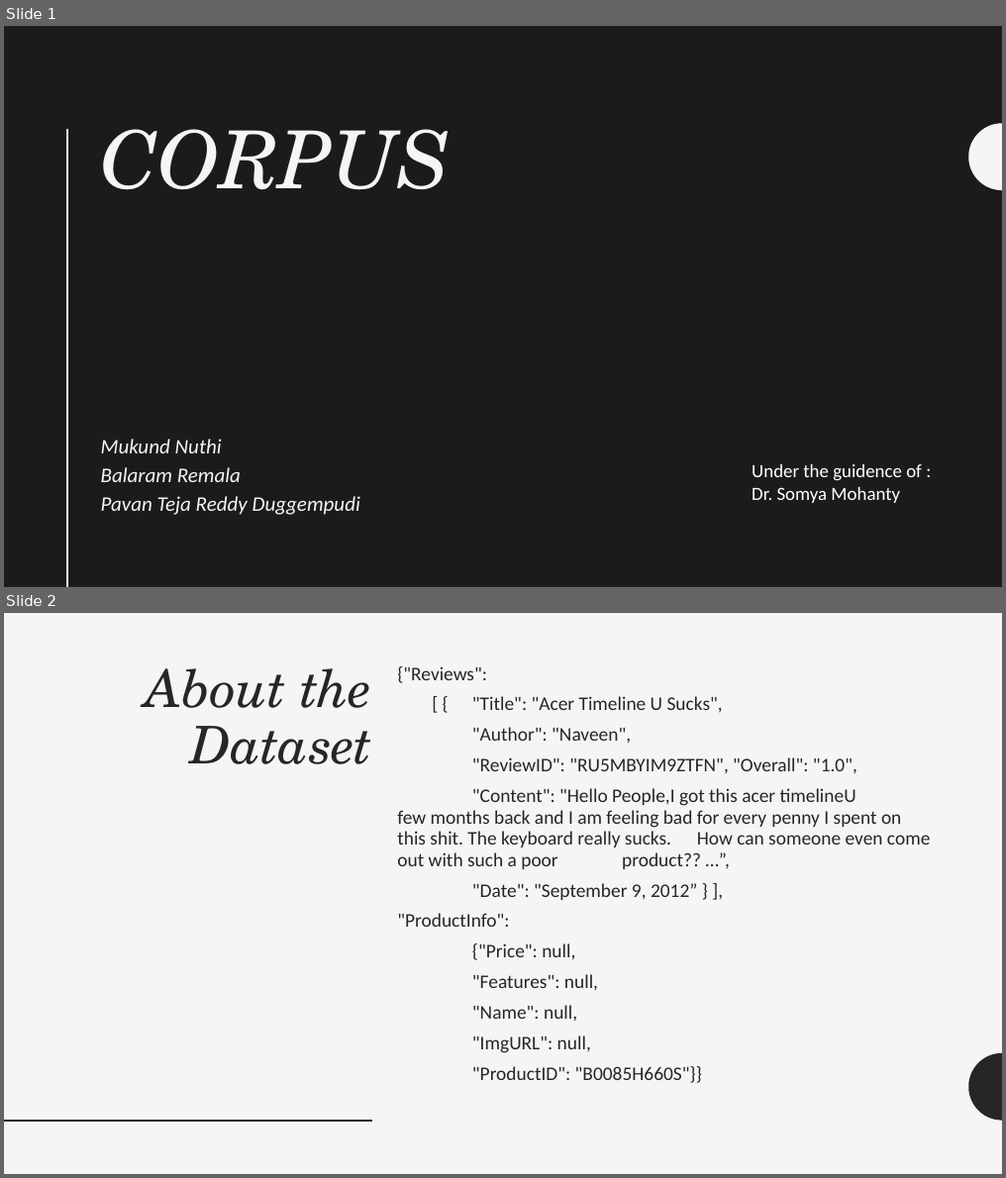
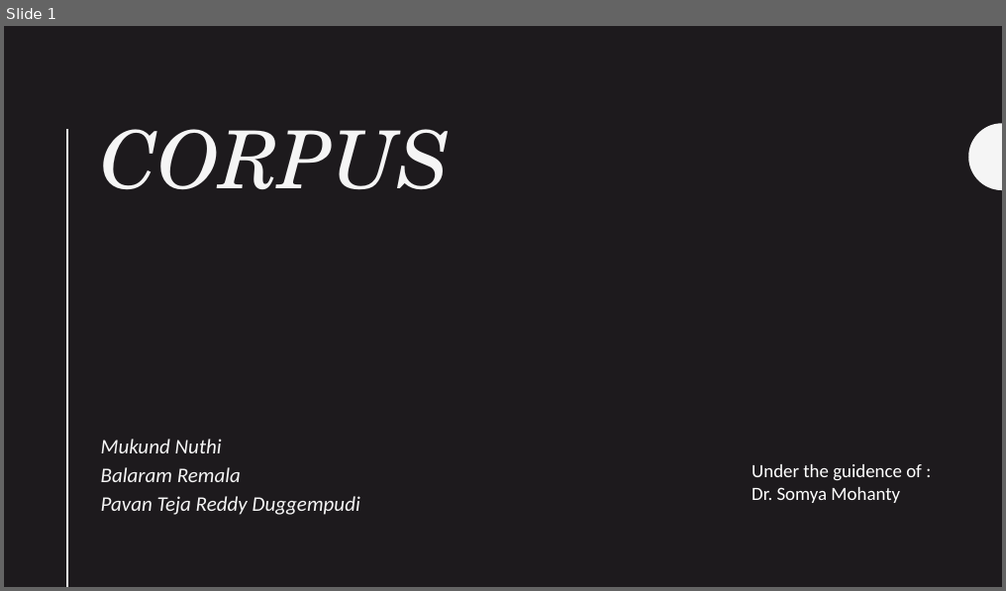
Before and after one commit to UNCG-CSE/CORPUS, a slide deck: presentations/DS ppt.pptx. Shown one above the other, each under a label of ours: slides 1 and 2 before the commit, slide 1 after it. The pictures are 1006x1178 and 1006x591 pixels, drawn with LibreOffice and Linux fonts; fonts in the diff are those of the drawing. Boxes give left, top, right and bottom in pixels: in the first picture for what was removed or moved away, otherwise in the second. Text is boxed around its words. In the diff, an @@ line names an element or a change of style, - is before the commit and + after.

```diff
--- a/presentations/DS ppt.pptx
+++ b/presentations/DS ppt.pptx
@@ slide 2 removed at (x1=4, y1=613, x2=1002, y2=1174), background #F5F5F5 @@
@@ title removed at (x1=146, y1=668, x2=373, y2=764) @@
-About the Dataset
@@ text removed at (x1=397, y1=666, x2=930, y2=1083) @@
-{"Reviews":
-[ { "Title": "Acer Timeline U Sucks",
-"Author": "Naveen",
-"ReviewID": "RU5MBYIM9ZTFN", "Overall": "1.0",
-"Content": "Hello People,I got this acer timelineU few months back and I am feeling bad for every penny I spent on this shit. The keyboard really sucks. How can someone even come out with such a poor product?? …”,
-"Date": "September 9, 2012” } ],
-"ProductInfo":
-{"Price": null,
-"Features": null,
-"Name": null,
-"ImgURL": null,
-"ProductID": "B0085H660S"}}
@@ freeform shape removed at (x1=969, y1=1054, x2=1002, y2=1121) @@
@@ line removed from (4, 1121) to (372, 1121) @@
```
Also in this commit, not shown: 2 slides changed, 13 slides added.
